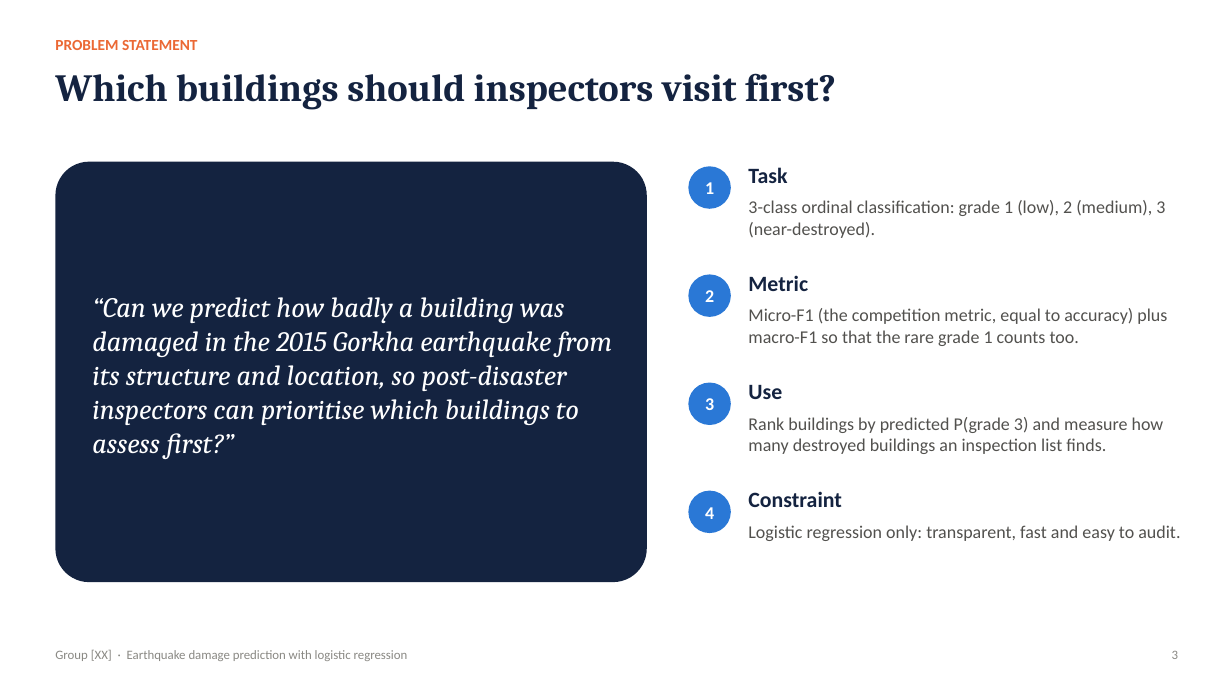
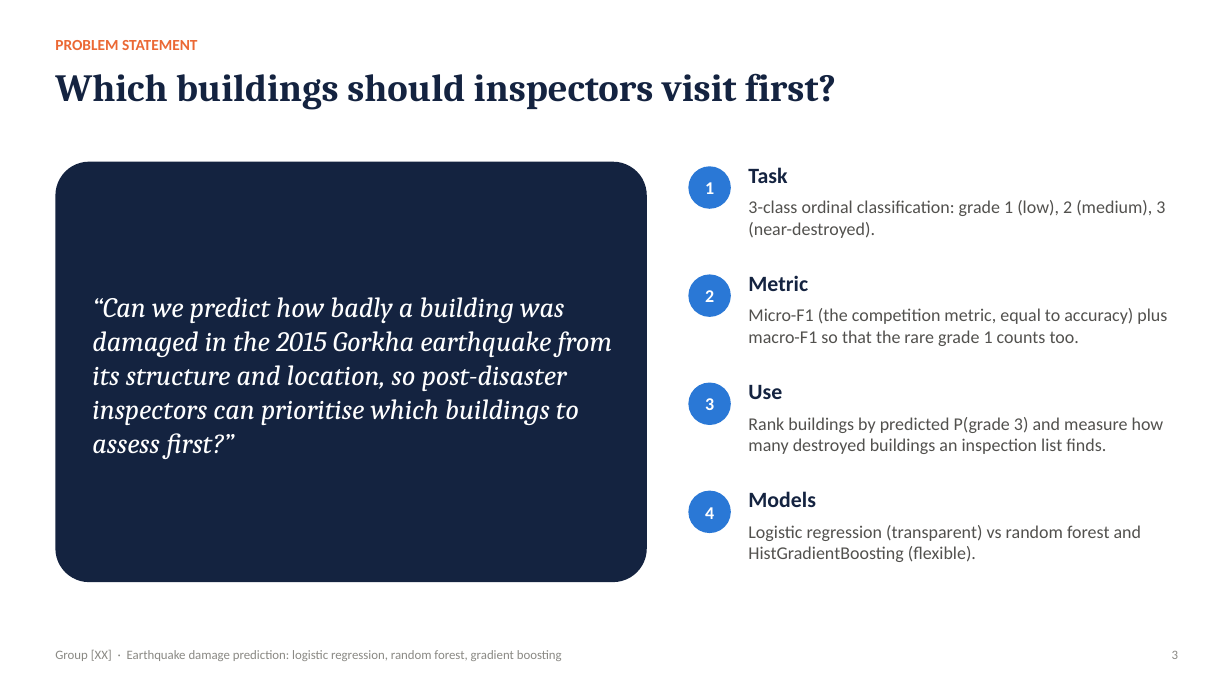
Before and after one commit to watersalamander/MH6810-Python-Project, a slide deck: slide 3 of slides/presentation.pptx. Drawn at 1232x693 pixels with LibreOffice and Linux fonts; fonts in the diff are those of the drawing. Boxes give left, top, right and bottom in pixels: in the first picture for what was removed or moved away, otherwise in the second. Text is boxed around its words. In the diff, an @@ line names an element or a change of style, - is before the commit and + after.

```diff
--- a/slides/presentation.pptx
+++ b/slides/presentation.pptx
@@ text at <box>748,491,816,507</box>: text changed @@
-Constraint
+Models
@@ text at <box>748,525,1142,562</box>: text changed @@
-Logistic regression only: transparent, fast and easy to audit.
+Logistic regression (transparent) vs random forest and HistGradientBoosting (flexible).
@@ text at <box>55,650,562,661</box>: text changed @@
-Group [XX] · Earthquake damage prediction with logistic regression
+Group [XX] · Earthquake damage prediction: logistic regression, random forest, gradient boosting
```
Also in this commit, not shown: 13 other slides changed, 2 slides added, 1 slide removed, 22 other files.
